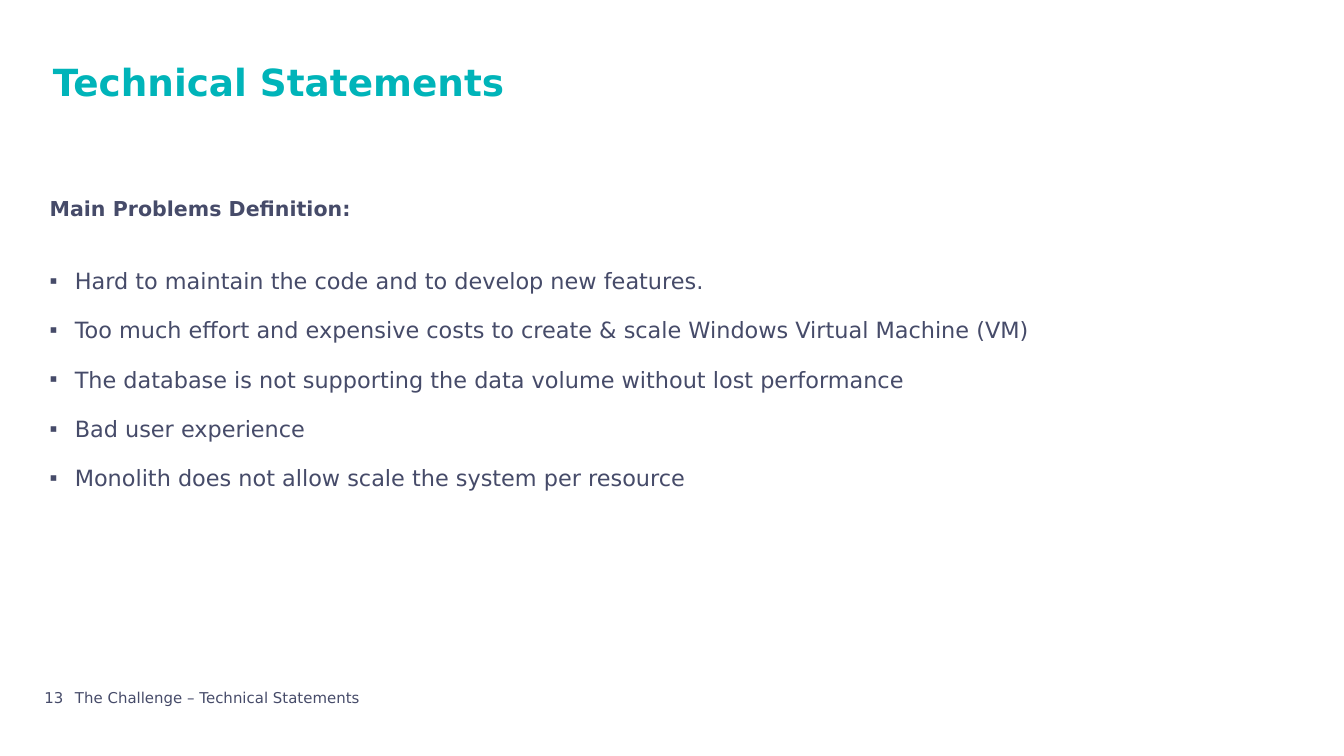
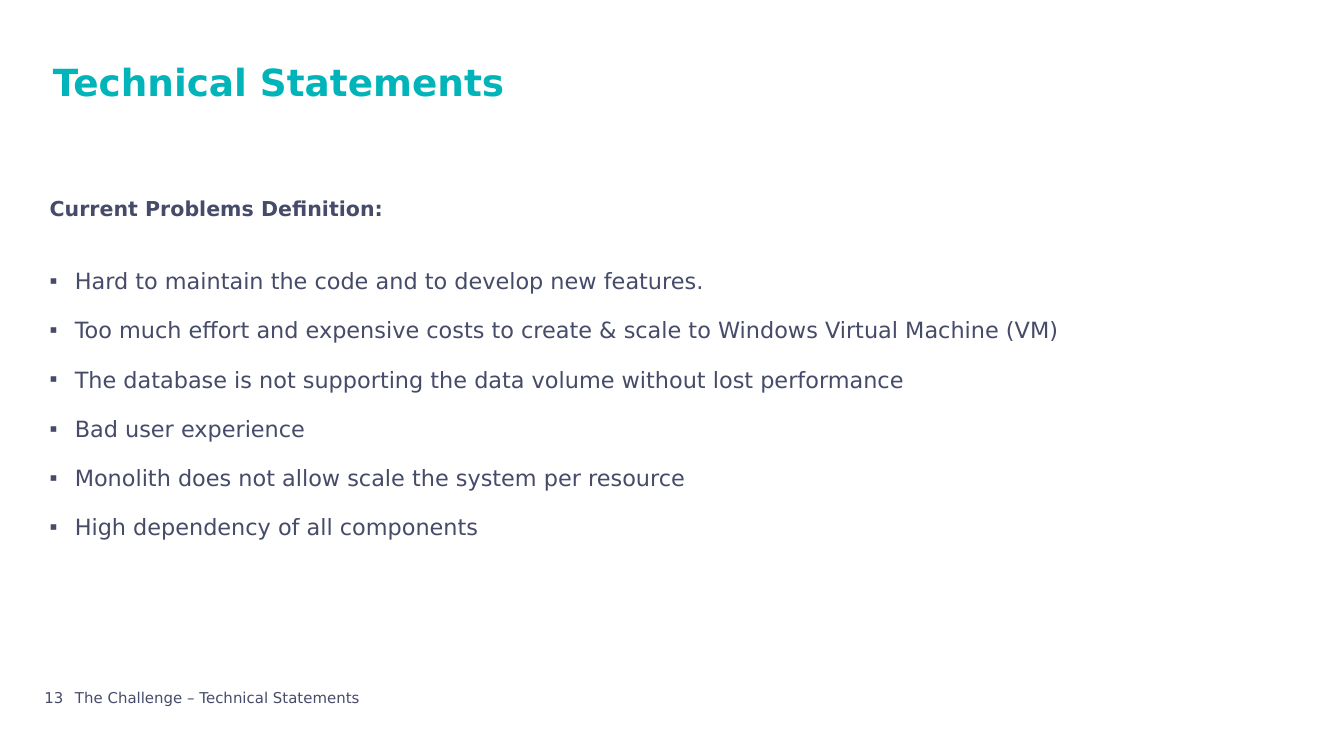
Before and after one commit to andreraica/ScooterRental, a slide deck: slide 13 of documentation/Presentation.pptx. Drawn at 1344x756 pixels with LibreOffice and Linux fonts; fonts in the diff are those of the drawing; background and template pictures are left out. Boxes give left, top, right and bottom in pixels: in the first picture for what was removed or moved away, otherwise in the second. Text is boxed around its words. In the diff, an @@ line names an element or a change of style, - is before the commit and + after.

```diff
--- a/documentation/Presentation.pptx
+++ b/documentation/Presentation.pptx
@@ text at [50,200,383,217]: text changed @@
-Main Problems Definition:
+Current Problems Definition:
@@ text at [75,321,1058,343]: text changed @@
-▪ Too much effort and expensive costs to create & scale Windows Virtual Machine (VM)
+▪ Too much effort and expensive costs to create & scale to Windows Virtual Machine (VM)
@@ text at [75,518,478,540]: paragraph added @@
+▪ High dependency of all components
```
Also in this commit, not shown: 17 other slides changed, 4 slides added, 31 other files.
